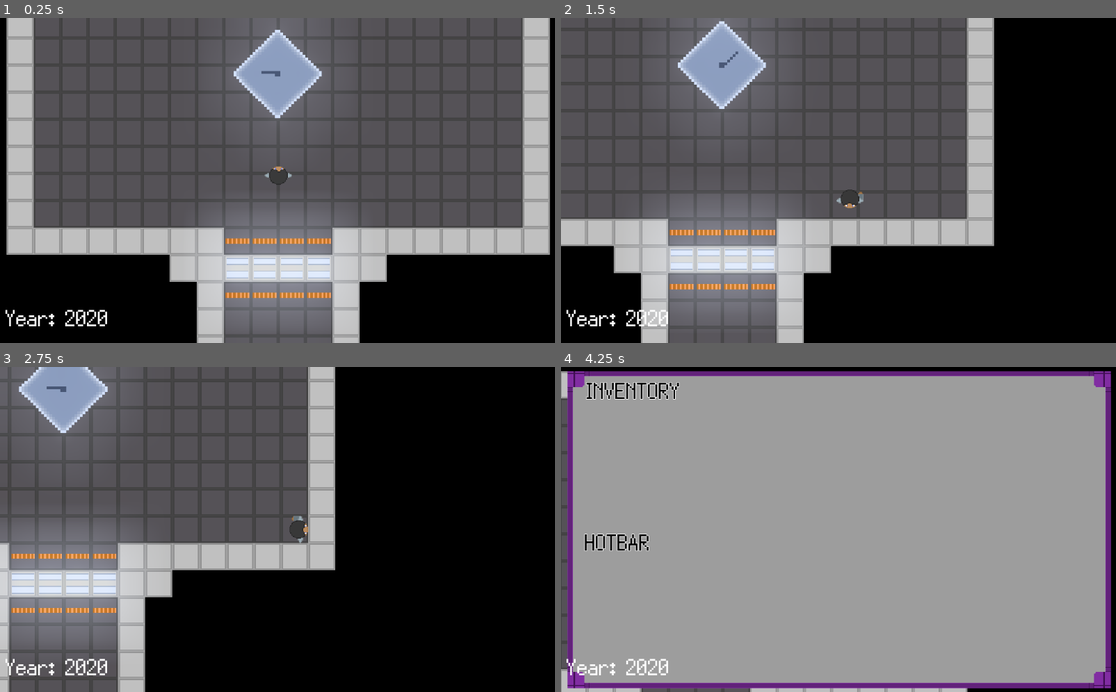
Above: before the commit, frames 1-4 (two rows, left to right).
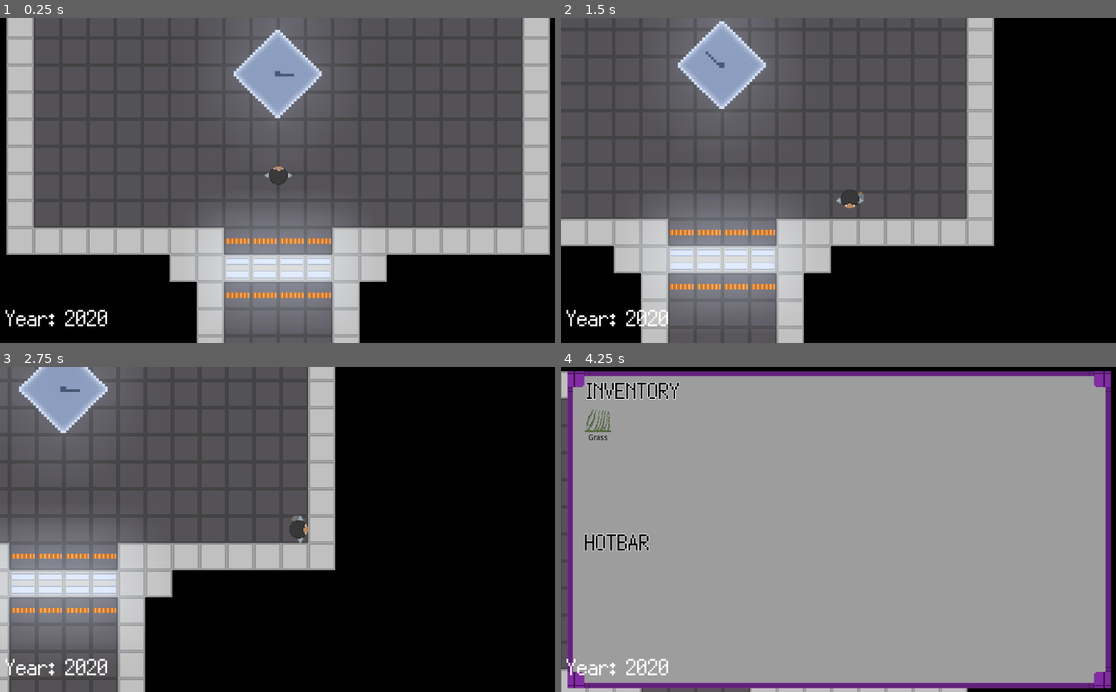
Above: after the commit, the same moments.

Repository: RanaIsHere/cortex-origin
Game: Godot game, scene res://scenes/world/Intro.tscn
Two runs of this game, one before a commit and one after it. Both use one fixed random seed, a clock stepped at 60 frames per second and the inputs below. Sound files missing from this copy of the repository are replaced by a short silence.
Inputs:
- Up to frame 1 (0.25 s): no input
- Up to frame 2 (1.5 s): hold D (right) 0.53-1.28 s; tap H (harvest) at 0.6 s; hold S (down) from 1.28 s (still down); tap B (hotbarMain) at 1.35 s
- Up to frame 3 (2.75 s): release S (down) at 2.03 s; hold D (right) from 2.03 s (still down); tap E (interact) at 2.1 s
- Up to frame 4 (4.25 s): release D (right) at 2.78 s; hold W (up) 2.78-3.53 s; tap H (harvest) at 2.85 s; hold A (left) from 3.53 s (still down); tap B (hotbarMain) at 3.6 s; tap I (inventory) at 4.15 s

The runs differ from the first frame. In frame 1, less than 0.1% of the frame differs, in the area x 47-54%, y 16-18%; in frame 2, less than 0.1%; in frame 3, less than 0.1%; in frame 4, 0.2%, in the area x 4-10%, y 13-23%.

Commit message:
Cortex: Origin - 0.2.1
Reworked inventory dropping system. Adjusted player hunger/thirst system.  For now, picking up system is still commented and haven't worked properly yet.

Diff:
--- a/GUI/PlayerInventory.gd
+++ b/GUI/PlayerInventory.gd
@@ -3,13 +3,22 @@
 onready var inv = $InventoryPanel/InnerInventory/InventoryList
 onready var hb = $InventoryPanel/Hotbar/HotbarList
 var itemIcon : Array = ["res://GUI/inventory/icon/grassIcon.png"]
+var itemInstance : Dictionary = {"Grass": preload("res://GUI/inventory/droppedItem/itemGrass.tscn")}
+#var itemGrass = preload("res://GUI/inventory/droppedItem/itemGrass.tscn")
 var hotbarIcon : Array = []
 var selectedId = null
 
 func _ready():
-	pass
+	addItem(0, true)
+	#pass
 
 func _process(delta):
+	#if Globals.pickBuffer["Grass"] != 0 or Globals.pickBuffer["Grass"] != -1:
+	#	addItem(0, true)
+	#	Globals.pickBuffer["Grass"] -= 1
+	##
+	#if Globals.pickBuffer["Grass"] == -1:
+	#	Globals.pickBuffer["Grass"] = 0
 	pass
 
 func addItem(var id : int, var sel : bool) -> void:
@@ -22,8 +31,24 @@
 		var icon = load(hotbarIcon[id])
 		hb.add_item(str(Globals.itemHotbar[id]), icon, sel)
 
-func removeItem() -> void:
-	inv.remove_item(selectedId)
+func removeItem(var id : int) -> void:
+	if Globals.dropBuffer[getItemId(id)] != 0:
+		var g = itemInstance.get(getItemId(id)).instance()
+		get_parent().get_parent().get_parent().add_child(g)
+		g.position = get_parent().get_parent().get_parent().get_node("Player").position
+		Globals.dropBuffer[getItemId(id)] -= 1
+		Globals.pickBuffer[getItemId(id)] = 0
+
+		if Globals.dropBuffer[getItemId(id)] == 0:
+			Globals.dropBuffer.erase(getItemId(id))
+
+
+func getItemId(var id : int) -> String: # Can only run when selectedID is not NULL
+	var nameOfItem
+
+	nameOfItem = inv.get_item_text(id)
+
+	return nameOfItem
 
 func getItemCount() -> int:
 	var a = inv.get_item_count()
@@ -37,3 +62,20 @@
 
 func _on_InventoryList_item_selected(index):
 	selectedId = index
+	#print(selectedId)
+
+
+func _on_InventoryList_nothing_selected():
+	if selectedId != null:
+		inv.unselect(selectedId)
+		selectedId = null
+		print(selectedId)
+
+func _on_InventoryList_item_rmb_selected(index, at_position):
+	if selectedId != null:
+		var dropValue = 1
+		Globals.dropBuffer[getItemId(selectedId)] = dropValue
+		removeItem(selectedId)
+		inv.remove_item(selectedId)
+		selectedId = null
+		print(Globals.dropBuffer)
--- a/GUI/PlayerInventory.tscn
+++ b/GUI/PlayerInventory.tscn
@@ -28,6 +28,7 @@
 margin_top = -300.0
 margin_right = 512.0
 margin_bottom = 300.0
+mouse_filter = 1
 script = ExtResource( 3 )
 __meta__ = {
 "_edit_use_anchors_": false
@@ -39,6 +40,9 @@
 margin_right = 1012.0
 margin_bottom = 593.0
 texture = ExtResource( 1 )
+__meta__ = {
+"_edit_use_anchors_": false
+}
 
 [node name="InnerInventory" type="Label" parent="InventoryPanel"]
 margin_left = 31.5336
@@ -58,13 +62,15 @@
 margin_top = -3.8147e-06
 margin_right = 935.0
 margin_bottom = 211.0
-custom_styles/selected_focus = SubResource( 4 )
+mouse_filter = 1
+custom_styles/selected_focus = SubResource( 2 )
 custom_styles/bg_focus = SubResource( 3 )
-custom_styles/selected = SubResource( 5 )
-custom_styles/bg = SubResource( 2 )
+custom_styles/selected = SubResource( 4 )
+custom_styles/bg = SubResource( 5 )
 custom_colors/font_color_selected = Color( 0, 0, 0, 1 )
 custom_colors/font_color = Color( 0, 0, 0, 1 )
 allow_reselect = true
+allow_rmb_select = true
 auto_height = true
 max_columns = 20
 same_column_width = true
@@ -103,4 +109,6 @@
 __meta__ = {
 "_edit_use_anchors_": false
 }
+[connection signal="item_rmb_selected" from="InventoryPanel/InnerInventory/InventoryList" to="." method="_on_InventoryList_item_rmb_selected"]
 [connection signal="item_selected" from="InventoryPanel/InnerInventory/InventoryList" to="." method="_on_InventoryList_item_selected"]
+[connection signal="nothing_selected" from="InventoryPanel/InnerInventory/InventoryList" to="." method="_on_InventoryList_nothing_selected"]
--- /dev/null
+++ b/GUI/inventory/droppedItem/itemGrass.gd
@@ -0,0 +1,21 @@
+extends RigidBody2D
+
+var allowPickup = false
+
+func _ready():
+	allowPickup = false
+	linear_velocity = Vector2(5, 0)
+	position.x += 20
+
+func _on_pickupArea_body_entered(body):
+	if body.name == "Player" and allowPickup == true:
+		if body.get_node_or_null("pickUp").playing == false:
+			body.get_node_or_null("pickUp").playing = true
+
+		#Globals.pickBuffer["Grass"] += 1
+
+		queue_free()
+
+
+func _on_cooldown_timeout():
+	allowPickup = true
--- /dev/null
+++ b/GUI/inventory/droppedItem/itemGrass.tscn
@@ -0,0 +1,33 @@
+[gd_scene load_steps=5 format=2]
+
+[ext_resource path="res://GUI/inventory/icon/grassIcon.png" type="Texture" id=1]
+[ext_resource path="res://GUI/inventory/droppedItem/itemGrass.gd" type="Script" id=2]
+
+[sub_resource type="RectangleShape2D" id=1]
+extents = Vector2( 3.5963, 3.85635 )
+
+[sub_resource type="CircleShape2D" id=2]
+radius = 24.0594
+
+[node name="itemGrass" type="RigidBody2D"]
+z_index = 3
+gravity_scale = 0.0
+linear_damp = 1000.0
+script = ExtResource( 2 )
+
+[node name="Sprite" type="Sprite" parent="."]
+texture = ExtResource( 1 )
+
+[node name="CollisionShape2D" type="CollisionShape2D" parent="."]
+shape = SubResource( 1 )
+
+[node name="pickupArea" type="Area2D" parent="."]
+
+[node name="radiusShape" type="CollisionShape2D" parent="pickupArea"]
+shape = SubResource( 2 )
+
+[node name="cooldown" type="Timer" parent="."]
+one_shot = true
+autostart = true
+[connection signal="body_entered" from="pickupArea" to="." method="_on_pickupArea_body_entered"]
+[connection signal="timeout" from="cooldown" to="." method="_on_cooldown_timeout"]
--- a/scenes/world/Intro.tscn
+++ b/scenes/world/Intro.tscn
@@ -217,7 +217,7 @@
 
 [node name="TimeMachine" type="AnimatedSprite" parent="Machine"]
 frames = SubResource( 14 )
-frame = 1
+frame = 5
 playing = true
 flip_h = true
 
--- a/script/globals.gd
+++ b/script/globals.gd
@@ -3,6 +3,8 @@
 # Inventory System
 var inventory : Array = ["Grass", "Stone", "Dirt", "Rock"]
 var itemHotbar : Array = ["Sword", "Pickaxe"]
+var dropBuffer : Dictionary = {}
+var pickBuffer : Dictionary = {}
 var wood : int = 0
 var metal : int = 0
 var rawMeat : int = 0
--- a/sprites/player/Player.gd
+++ b/sprites/player/Player.gd
@@ -3,6 +3,7 @@
 var velocity = Vector2.ZERO
 var treecollider = null
 var isInventory = false
+
 
 func _ready():
 	$AnimatedSprite.animation = "idle-unclothed"
@@ -77,26 +78,25 @@
 		get_input(delta)
 
 	if Globals.isIntro == false:
-		if not Globals.playerTemperature > 61 or not Globals.playerTemperature < 39:
-			if Globals.playerHunger > 0:
-				Globals.playerHunger -= 0.01 / 2
-			if Globals.playerThirst > 0:
-				Globals.playerThirst -= 0.01 / 8
-		elif Globals.playerTemperature > 61:
+		if Globals.playerTemperature > 61:
 			if Globals.playerHunger > 0:
 				Globals.playerHunger -= 0.01 / 4
 			if Globals.playerThirst > 0:
 				Globals.playerThirst -= 0.01 / 2
+			#print("hot")
 		elif Globals.playerTemperature < 39:
 			if Globals.playerHunger > 0:
 				Globals.playerHunger -= 0.01 / 2
 			if Globals.playerThirst > 0:
 				Globals.playerThirst -= 0.01 / 4
+			#print("cold")
 		else:
 			if Globals.playerHunger > 0:
-				Globals.playerHunger -= 0.01 / 8
+				Globals.playerHunger -= 0.01 / 10
 			if Globals.playerThirst > 0:
-				Globals.playerThirst -= 0.01 / 6
+				Globals.playerThirst -= 0.01 / 8
+
+			#print("normal")
 
 		if Globals.playerThirst < 0:
 			Globals.playerThirst = 0
@@ -107,6 +107,22 @@
 			Globals.playerHealth -= 1
 
 		#print(Globals.playerHunger)
+#func dropper():
+#	if Globals.dropBuffer.has("Grass"):
+#		Globals.dropBuffer["Grass"] -= 1
+##		var g = itemGrass.instance()
+#
+#		add_child(g)
+#		g.position = position
+#		g.rotation_degrees = rotation_degrees
+	#	print(g.position)
+	#
+#		if Globals.dropBuffer["Grass"] == 0 or Globals.dropBuffer["Grass"] <= -1:
+#			Globals.dropBuffer.erase("Grass")
+#
+#		print(Globals.dropBuffer)
+
+
 
 func _on_rangeArea_body_entered(body):
 	if body.is_in_group("trees"):
--- a/sprites/player/Player.tscn
+++ b/sprites/player/Player.tscn
@@ -41,35 +41,35 @@
 region = Rect2( 96, 0, 32, 32 )
 
 [sub_resource type="AtlasTexture" id=9]
+atlas = ExtResource( 4 )
+region = Rect2( 0, 0, 32, 32 )
+
+[sub_resource type="AtlasTexture" id=10]
+atlas = ExtResource( 4 )
+region = Rect2( 32, 0, 32, 32 )
+
+[sub_resource type="AtlasTexture" id=11]
+atlas = ExtResource( 4 )
+region = Rect2( 64, 0, 32, 32 )
+
+[sub_resource type="AtlasTexture" id=12]
+atlas = ExtResource( 4 )
+region = Rect2( 96, 0, 32, 32 )
+
+[sub_resource type="AtlasTexture" id=13]
 atlas = ExtResource( 5 )
 region = Rect2( 0, 0, 32, 32 )
 
-[sub_resource type="AtlasTexture" id=10]
+[sub_resource type="AtlasTexture" id=14]
 atlas = ExtResource( 5 )
 region = Rect2( 32, 0, 32, 32 )
 
-[sub_resource type="AtlasTexture" id=11]
+[sub_resource type="AtlasTexture" id=15]
 atlas = ExtResource( 5 )
 region = Rect2( 64, 0, 32, 32 )
 
-[sub_resource type="AtlasTexture" id=12]
+[sub_resource type="AtlasTexture" id=16]
 atlas = ExtResource( 5 )
-region = Rect2( 96, 0, 32, 32 )
-
-[sub_resource type="AtlasTexture" id=13]
-atlas = ExtResource( 4 )
-region = Rect2( 0, 0, 32, 32 )
-
-[sub_resource type="AtlasTexture" id=14]
-atlas = ExtResource( 4 )
-region = Rect2( 32, 0, 32, 32 )
-
-[sub_resource type="AtlasTexture" id=15]
-atlas = ExtResource( 4 )
-region = Rect2( 64, 0, 32, 32 )
-
-[sub_resource type="AtlasTexture" id=16]
-atlas = ExtResource( 4 )
 region = Rect2( 96, 0, 32, 32 )
 
 [sub_resource type="SpriteFrames" id=17]
@@ -86,13 +86,13 @@
 }, {
 "frames": [ SubResource( 9 ), SubResource( 10 ), SubResource( 11 ), SubResource( 12 ) ],
 "loop": true,
-"name": "walk-labcoat",
-"speed": 12.0
+"name": "idle-labcoat",
+"speed": 5.0
 }, {
 "frames": [ SubResource( 13 ), SubResource( 14 ), SubResource( 15 ), SubResource( 16 ) ],
 "loop": true,
-"name": "idle-labcoat",
-"speed": 5.0
+"name": "walk-labcoat",
+"speed": 12.0
 } ]
 
 [sub_resource type="RectangleShape2D" id=18]
@@ -116,6 +116,7 @@
 [node name="AnimatedSprite" type="AnimatedSprite" parent="."]
 frames = SubResource( 17 )
 animation = "idle-labcoat"
+frame = 3
 playing = true
 
 [node name="CollisionShape2D" type="CollisionShape2D" parent="."]
Not shown: 2 places in GUI/PlayerInventory.tscn that only renumber resources
Binary file added: GUI/inventory/Button-hover.png
Not shown, added: GUI/inventory/Button-hover.png.import
Binary file added: GUI/inventory/Button-locked-hover.png
Not shown, added: GUI/inventory/Button-locked-hover.png.import
Binary file added: GUI/inventory/Button-locked.png
Not shown, added: GUI/inventory/Button-locked.png.import
Binary file added: GUI/inventory/Button-normal.png
Not shown, added: GUI/inventory/Button-normal.png.import
Binary file added: GUI/inventory/Button-pressed.png
Not shown, added: GUI/inventory/Button-pressed.png.import
Not shown, changed: scenes/world/world.tscn
